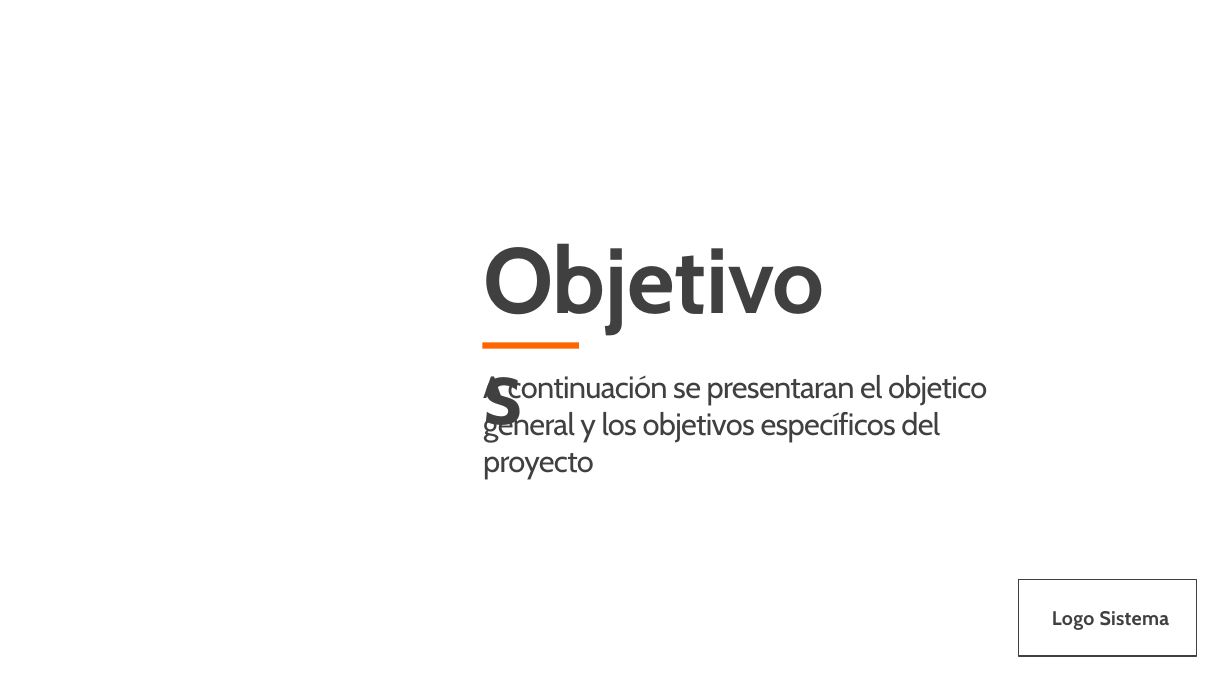
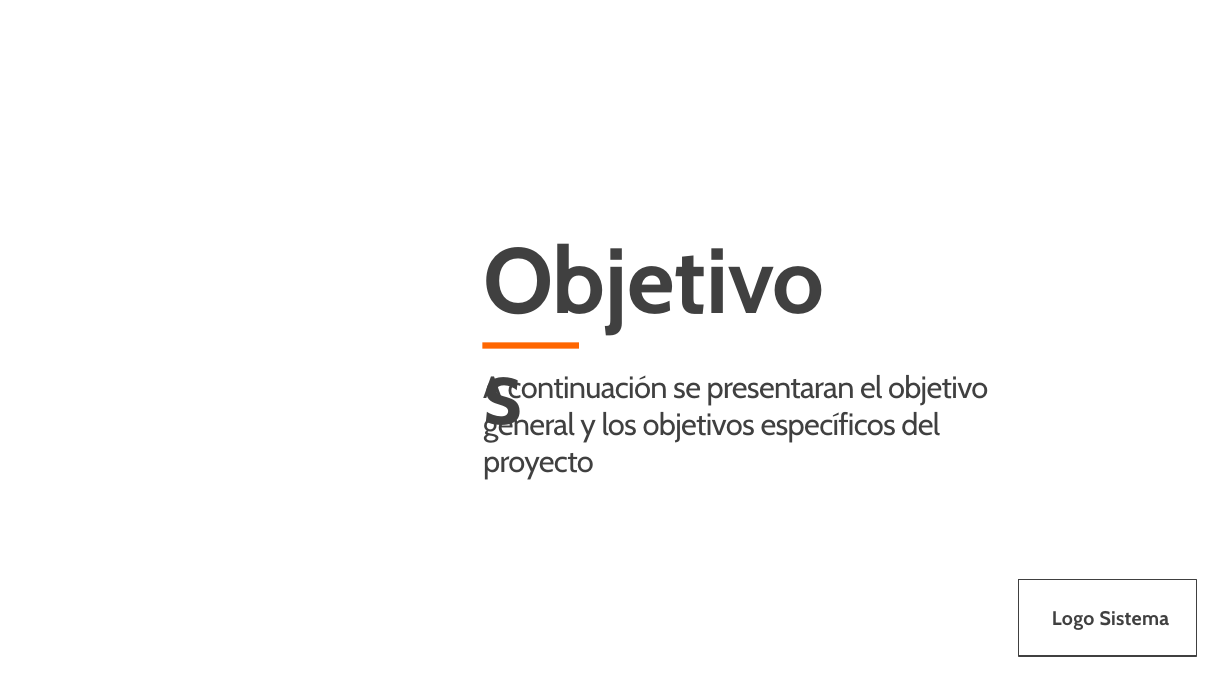
Before and after one commit to jys16/Proyecto_ADSI, a slide deck: slide 9 of app/app_documentacion/1er_tri/Presentación del proyecto/1_1_1_presentacion_proyecto-convertido.pptx. Drawn at 1232x693 pixels with LibreOffice and Linux fonts; fonts in the diff are those of the drawing; background and template pictures are left out. Boxes give left, top, right and bottom in pixels: in the first picture for what was removed or moved away, otherwise in the second. Text is boxed around its words. In the diff, an @@ line names an element or a change of style, - is before the commit and + after.

Commit message:
Se actualiza las vistas skethcs, mockups, wireframes y el codigo HTML creado como vistas iniciales del proyecto

```diff
--- a/app/app_documentacion/1er_tri/Presentación del proyecto/1_1_1_presentacion_proyecto-convertido.pptx
+++ b/app/app_documentacion/1er_tri/Presentación del proyecto/1_1_1_presentacion_proyecto-convertido.pptx
@@ text at (483, 371, 988, 478): text changed @@
-A continuación se presentaran el objetico general y los objetivos específicos del proyecto
+A continuación se presentaran el objetivo general y los objetivos específicos del proyecto
```
Also in this commit, not shown: 21 other files.
